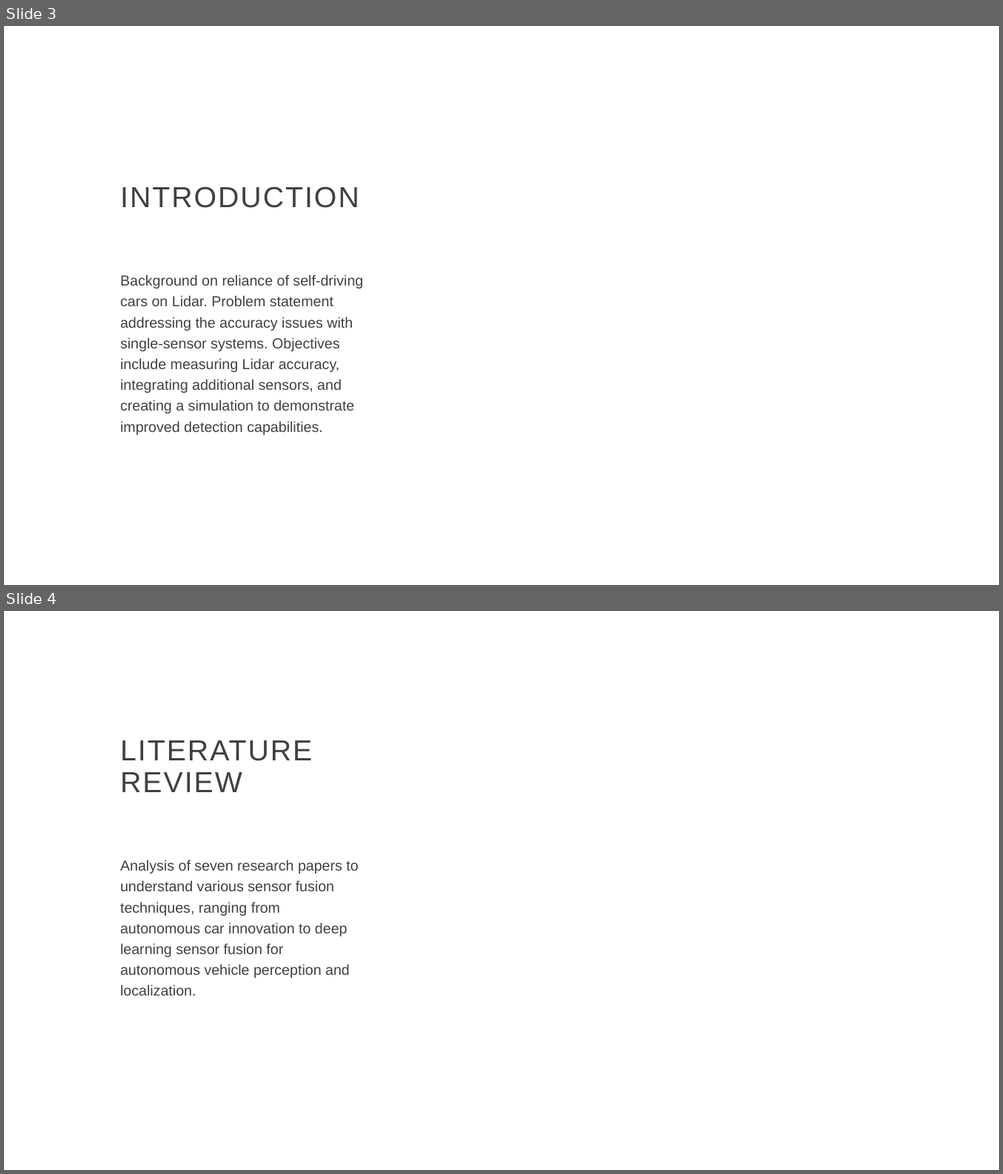
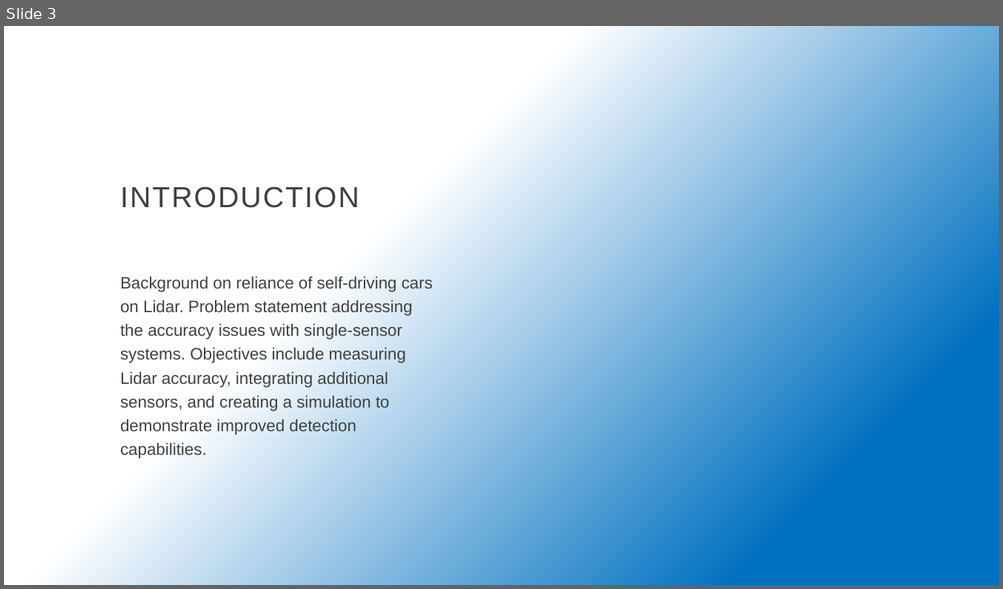
Before and after one commit to gauravsurtani/AI-and-Data-Engineering, a slide deck: Final_Project/Project Proposal/Project-Proposal-Presentation.pptx. Shown one above the other, each under a label of ours: slides 3 and 4 before the commit, slide 3 after it. The pictures are 1003x1174 and 1003x589 pixels, drawn with LibreOffice and Linux fonts; fonts in the diff are those of the drawing; background and template pictures are left out. Boxes give left, top, right and bottom in pixels: in the first picture for what was removed or moved away, otherwise in the second. Text is boxed around its words. In the diff, an @@ line names an element or a change of style, - is before the commit and + after.

```diff
--- a/Final_Project/Project Proposal/Project-Proposal-Presentation.pptx
+++ b/Final_Project/Project Proposal/Project-Proposal-Presentation.pptx
@@ slide 4 removed at bbox=[4, 611, 999, 1170], background #FFFFFF @@
@@ title removed at bbox=[120, 741, 312, 792] @@
-LITERATURE REVIEW
@@ text removed at bbox=[120, 860, 358, 996] @@
-Analysis of seven research papers to understand various sensor fusion techniques, ranging from autonomous car innovation to deep learning sensor fusion for autonomous vehicle perception and localization.
@@ slide 3 changed as well @@
@@ background #FFFFFF to gradient #FFFFFF to #0070C0 @@
@@ text "Background on reliance of self-driving ..." at bbox=[120, 276, 432, 459]: size 14 to 16 pt @@
```
Also in this commit, not shown: 7 other slides changed, 33 other files.
